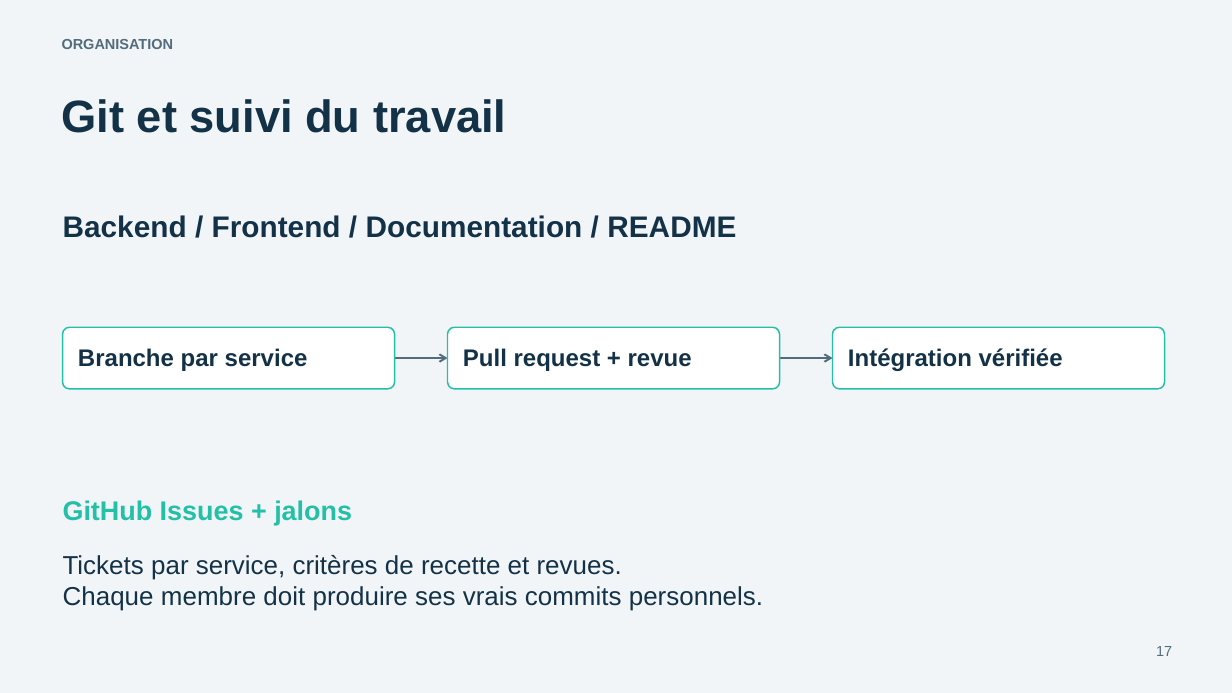
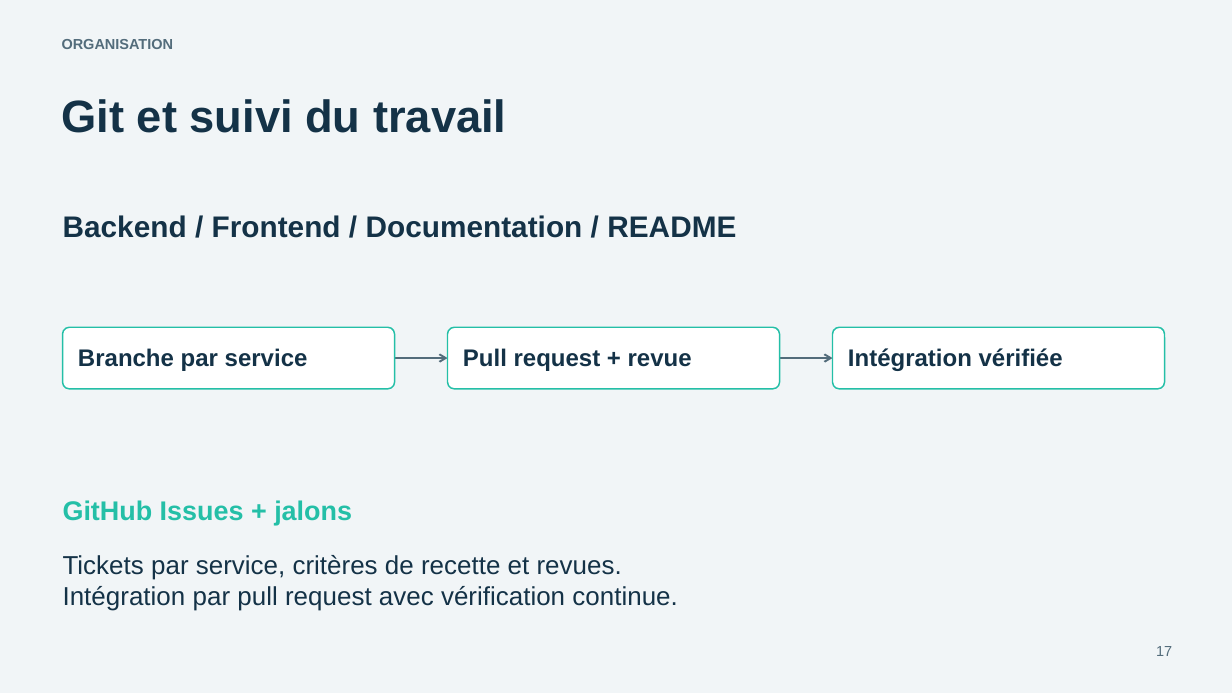
Before and after one commit to sayhi124/MeteoSentinel-AWD, a slide deck: slide 17 of Documentation/Presentation/MeteoSentinel-Validation1.pptx. Drawn at 1232x693 pixels with LibreOffice and Linux fonts; fonts in the diff are those of the drawing. Boxes give left, top, right and bottom in pixels: in the first picture for what was removed or moved away, otherwise in the second. Text is boxed around its words. In the diff, an @@ line names an element or a change of style, - is before the commit and + after.

```diff
--- a/Documentation/Presentation/MeteoSentinel-Validation1.pptx
+++ b/Documentation/Presentation/MeteoSentinel-Validation1.pptx
@@ text at (x1=63, y1=586, x2=677, y2=611): text changed @@
-Chaque membre doit produire ses vrais commits personnels.
+Intégration par pull request avec vérification continue.
```
Also in this commit, not shown: 4 other slides changed, 53 other files.
